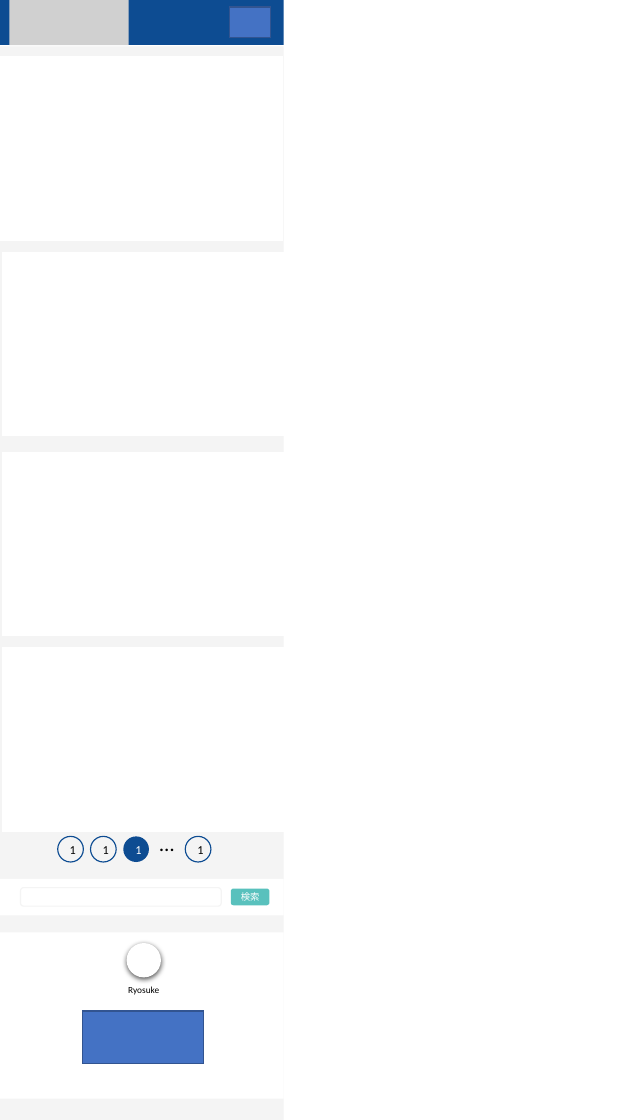
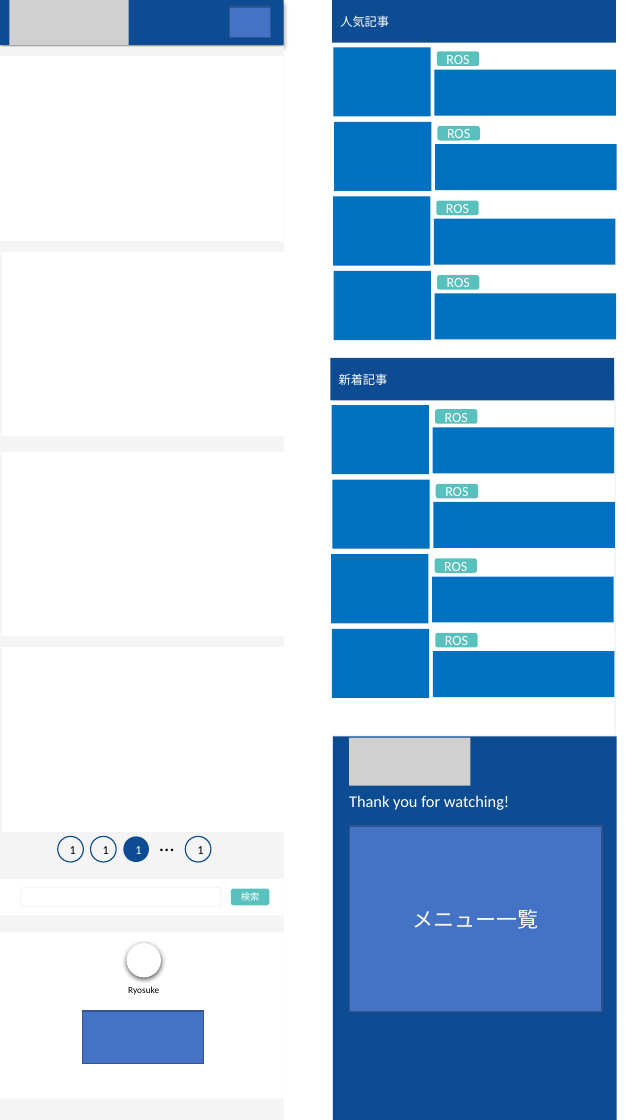
Before and after one commit to GodRyosuke/NewRyostudy2, a slide deck: slide 4 of デザイン.pptx (slide 2 before the commit). Drawn at 630x1120 pixels with LibreOffice and Linux fonts; fonts in the diff are those of the drawing; grey boxes stand for pictures. Boxes give left, top, right and bottom in pixels: in the first picture for what was removed or moved away, otherwise in the second. Text is boxed around its words. In the diff, an @@ line names an element or a change of style, - is before the commit and + after.

```diff
--- a/デザイン.pptx
+++ b/デザイン.pptx
@@ rectangle at <box>0,0,284,45</box>: shadow on @@
@@ rectangle added at <box>332,0,616,1120</box>, fill #F4F4F4 @@
@@ rectangle added at <box>332,0,616,43</box>, fill #0D4C92, 10.5 pt, text #FFFFFF @@
+人気記事
@@ rectangle added at <box>331,42,616,377</box>, fill #FFFFFF @@
@@ group added at <box>333,46,617,116</box>: 3 rectangles, 1 rounded rectangle @@
+ROS
@@ group added at <box>334,121,617,191</box>: 3 rectangles, 1 rounded rectangle @@
+ROS
@@ group added at <box>333,196,616,265</box>: 3 rectangles, 1 rounded rectangle @@
+ROS
@@ group added at <box>333,270,617,340</box>: 3 rectangles, 1 rounded rectangle @@
+ROS
@@ rectangle added at <box>330,358,614,401</box>, fill #0D4C92, 10.5 pt, text #FFFFFF @@
+新着記事
@@ rectangle added at <box>329,400,614,735</box>, fill #FFFFFF @@
@@ group added at <box>332,404,615,474</box>: 3 rectangles, 1 rounded rectangle @@
+ROS
@@ group added at <box>333,479,615,549</box>: 3 rectangles, 1 rounded rectangle @@
+ROS
@@ group added at <box>331,554,614,623</box>: 3 rectangles, 1 rounded rectangle @@
+ROS
@@ group added at <box>332,627,615,698</box>: 3 rectangles, 1 rounded rectangle @@
+ROS
@@ rectangle added at <box>333,737,617,1120</box>, fill #0D4C92 @@
@@ picture added at <box>349,738,470,785</box> @@
@@ text added at <box>349,795,509,810</box>, 14 pt, text #FFFFFF @@
+Thank you for watching!
@@ rectangle added at <box>349,826,602,1011</box>, fill #4472C4, outline #325491 1 pt, 18 pt, text #FFFFFF @@
+メニュー一覧
```
Also in this commit, not shown: 1 other slide changed, 3 slides added, 20 other files.
